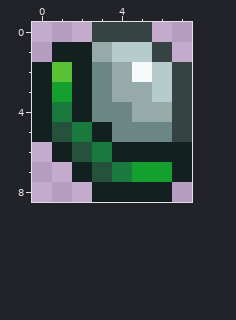
A pixel-art sprite gets an edit: Items/Armor/GreenDamascusHelmet.png. The picture above is the old version.
The file is 16x18 pixels, drawn in blocks of 2x2; one block is one cell here.
The same view after the edit:
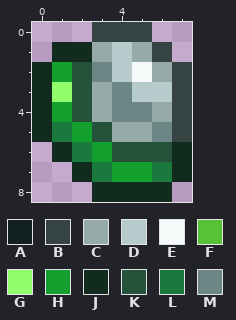
Palette (. is transparent): A #122020  B #364343  C #97aaaa  D #b6cbcb  E #f6f9fa  F #59c135  G #91ff6b  H #14a02e  J #122b1f  K #24523b  L #1a7a3e  M #6c8585
From old to new:
@@ x 0..7 @@
 0 ...BBB..
-1 .AACDDB.
-2 AFAMCEDB
-3 AHAMCCDB
-4 ALAMMCCB
-5 AKLAMMMB
-6 .AKLAAAA
-7 ..AKLHHA
-8 ...AAAA.
+1 .JJCDCB.
+2 JHKMDECB
+3 JGKCMDDB
+4 JHKCMMCB
+5 JLHKCCMB
+6 .JLHKKKJ
+7 ..JLHHLJ
+8 ...JJJJ.
Boxes around the changes in both pictures, in picture pixels (x1, y1, x2, y2):
changed: (32, 42, 192, 202)
